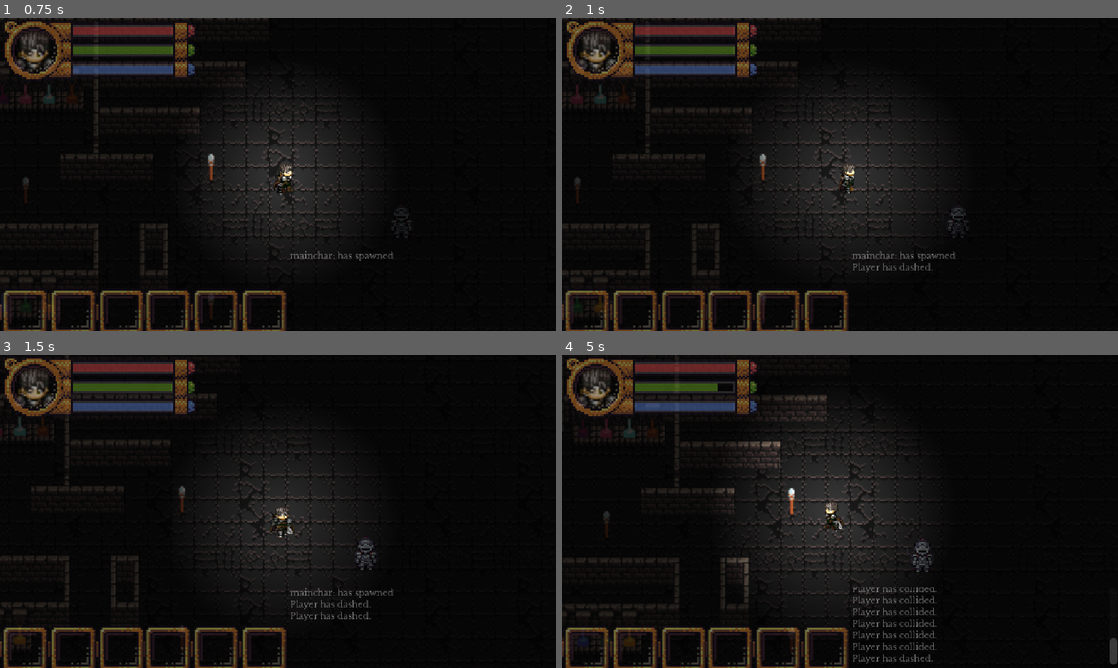
Above: before the commit, frames 1-4 (two rows, left to right).
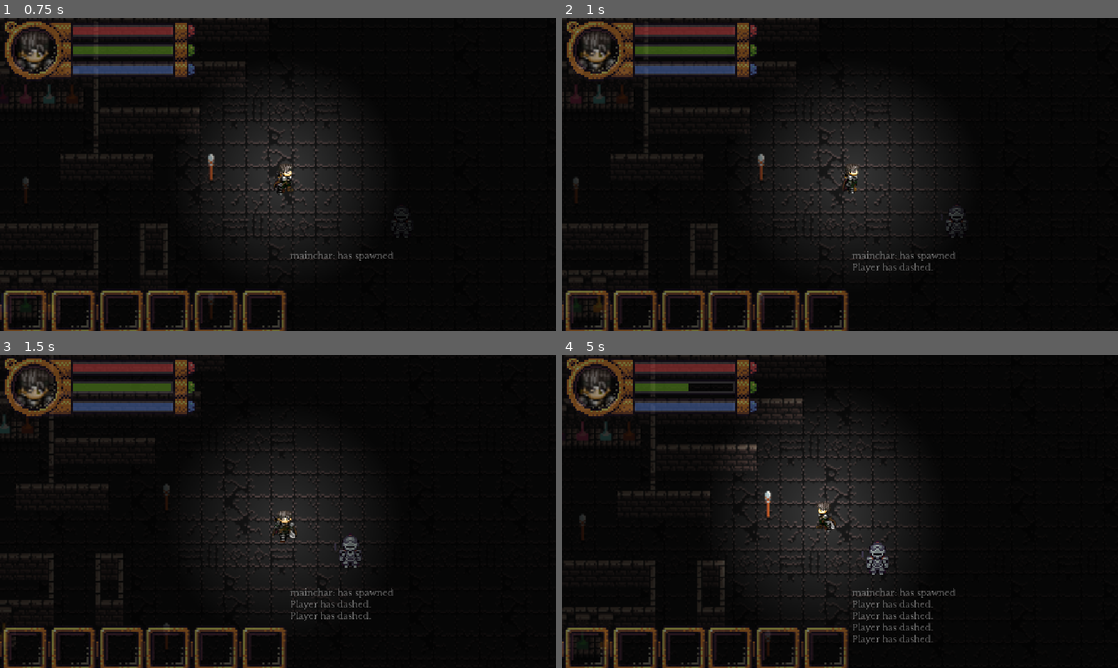
Above: after the commit, the same moments.

Repository: bbm-games/dankcryptic
Game: Godot game, scene res://game.tscn
Same seed, same stepped clock (60 frames per second), same inputs: the game is played once before the commit and once after it. This scene is started directly instead of the project's main scene.
Inputs (mouse positions are in pixels of both pictures, inside the frame that each line leads up to):
- Up to frame 1 (0.75 s): tap Enter (chat) at 0.5 s; move the mouse to (400, 158) at 0.52 s; hold D (walk_right) from 0.53 s (still down); hold Enter (chat) from 0.53 s (still down)
- Up to frame 2 (1 s): keep holding D (walk_right); keep holding Enter (chat); tap Space (dash) at 0.8 s
- Up to frame 3 (1.5 s): move the mouse to (166, 527) at 1.27 s; release D (walk_right) at 1.28 s; release Enter (chat) at 1.28 s; hold S (walk_down) from 1.28 s (still down); tap Space (dash) at 1.35 s
- Up to frame 4 (5 s): tap Enter (chat) at 1.55, 2.85, 4.35 s; move the mouse to (895, 442) at 2.02 s; release S (walk_down) at 2.03 s; hold D (walk_right) 2.03-2.78 s; hold Space (dash) 2.03-2.78 s; click (895, 442) at 2.1 s; move the mouse to (812, 574) at 2.77 s; hold W (walk_up) 2.78-3.53 s; move the mouse to (1006, 558) at 3.52 s; hold Space (dash) 3.53-4.28 s; hold A (walk_left) from 3.53 s (still down); move the mouse to (673, 464) at 4.27 s

Frame 1 is identical in both runs. In frame 2, 1.5% of the frame differs, in the area x 0-73%, y 0-95%; in frame 3, 3.1%; in frame 4, 6.7%, in the area x 0-100%, y 0-99%.

Commit message:
fixed dash glitch

Diff:
--- a/dungeon.tscn
+++ b/dungeon.tscn
@@ -1,9 +1,11 @@
-[gd_scene load_steps=11 format=3 uid="uid://bulhn4rc843jq"]
+[gd_scene load_steps=16 format=3 uid="uid://bulhn4rc843jq"]
 
 [ext_resource type="Texture2D" uid="uid://bt5e0mken3goj" path="res://assets/griffith.png" id="3_jv5tp"]
 [ext_resource type="AudioStream" uid="uid://ck0isojkyewou" path="res://assets/main.mp3" id="3_qhh2k"]
 [ext_resource type="Script" path="res://npc1.gd" id="3_rao3l"]
 [ext_resource type="Texture2D" uid="uid://cpgipefc7y1ek" path="res://assets/chaticon.png" id="5_xhq85"]
+[ext_resource type="AudioStream" uid="uid://bsxdj6do18f4k" path="res://assets/sounds/suprise.wav" id="6_2goit"]
+[ext_resource type="AudioStream" uid="uid://dl3p5p2c3jhh2" path="res://assets/sounds/chat.wav" id="6_q2qxw"]
 [ext_resource type="Texture2D" uid="uid://dtcm1ghr12nia" path="res://assets/DarkDungeon.png" id="DarkDungeon"]
 
 [sub_resource type="PhysicsMaterial" id="PhysicsMaterial_gdev4"]
@@ -349,6 +351,43 @@
 [sub_resource type="CircleShape2D" id="CircleShape2D_gn28i"]
 radius = 26.0
 
+[sub_resource type="Animation" id="Animation_e6twv"]
+length = 0.001
+tracks/0/type = "value"
+tracks/0/imported = false
+tracks/0/enabled = true
+tracks/0/path = NodePath("chatIcon:position")
+tracks/0/interp = 1
+tracks/0/loop_wrap = true
+tracks/0/keys = {
+"times": PackedFloat32Array(0),
+"transitions": PackedFloat32Array(1),
+"update": 0,
+"values": [Vector2(0, -30)]
+}
+
+[sub_resource type="Animation" id="Animation_5djxa"]
+resource_name = "bounce"
+loop_mode = 1
+tracks/0/type = "value"
+tracks/0/imported = false
+tracks/0/enabled = true
+tracks/0/path = NodePath("chatIcon:position")
+tracks/0/interp = 2
+tracks/0/loop_wrap = true
+tracks/0/keys = {
+"times": PackedFloat32Array(0, 0.5, 1),
+"transitions": PackedFloat32Array(1, 1, 1),
+"update": 0,
+"values": [Vector2(0, -27), Vector2(0, -23), Vector2(0, -27)]
+}
+
+[sub_resource type="AnimationLibrary" id="AnimationLibrary_2gvuv"]
+_data = {
+"RESET": SubResource("Animation_e6twv"),
+"bounce": SubResource("Animation_5djxa")
+}
+
 [node name="Node2D" type="Node2D"]
 
 [node name="dungeon" type="TileMap" parent="."]
@@ -392,7 +431,7 @@
 shape = SubResource("RectangleShape2D_bp8pf")
 
 [node name="chatIcon" type="Sprite2D" parent="npc1"]
-position = Vector2(0, -25)
+position = Vector2(0, -30)
 texture = ExtResource("5_xhq85")
 
 [node name="npcBoundary" type="Area2D" parent="npc1"]
@@ -401,5 +440,17 @@
 [node name="CollisionShape2D" type="CollisionShape2D" parent="npc1/npcBoundary"]
 shape = SubResource("CircleShape2D_gn28i")
 
+[node name="chatSound" type="AudioStreamPlayer" parent="npc1"]
+stream = ExtResource("6_q2qxw")
+bus = &"Sounds"
+
+[node name="chatIconAnimationPlayer" type="AnimationPlayer" parent="npc1"]
+libraries = {
+"": SubResource("AnimationLibrary_2gvuv")
+}
+
+[node name="surpriseSound" type="AudioStreamPlayer" parent="npc1"]
+stream = ExtResource("6_2goit")
+
 [connection signal="body_entered" from="npc1/npcBoundary" to="npc1" method="_on_npc_boundary_body_entered"]
 [connection signal="body_shape_exited" from="npc1/npcBoundary" to="npc1" method="_on_npc_boundary_body_shape_exited"]
--- a/game.gd
+++ b/game.gd
@@ -32,7 +32,8 @@
 
 
 var dash = false
-var speed = 3
+var base_speed = 0.75
+var speed = base_speed
 
 # Called when the node enters the scene tree for the first time.
 func _ready():
@@ -67,7 +68,7 @@
 	bar_height = stamina_bar.get_size().y
 
 	player_data = {} # TODO: eventually get this from file
-	player_data['stamina_regen_rate'] = 40
+	player_data['stamina_regen_rate'] = 20
 	player_data['stamina_depl_rate'] = 50
 	player_data['max_stamina'] = 100
 	player_data['current_stamina'] = player_data['max_stamina']
@@ -135,8 +136,12 @@
 	if event.is_action_released("walk_right"):
 		walk_right_held = false
 	if event.is_action_pressed("dash"):
-		chatBox.append_text("\n[i]Player has dashed.[/i]")
-		dash = true
+		# only dash if the player is first walking
+		if walk_down_held or walk_left_held or walk_right_held or walk_up_held:
+			chatBox.append_text("\n[i]Player has dashed.[/i]")
+			dash = true
+		else:
+			dash = false
 	if event.is_action_released("dash"):
 		dash = false
 	if event.is_action_pressed("pause"):
@@ -159,21 +164,25 @@
 
 # Called every frame. 'delta' is the elapsed time since the previous frame.
 func _process(delta):
+	time_passed += delta
 	var collision_data
 
 	# flicker the player's light
 	light.set_scale(Vector2(1,1) + Vector2(rng.randf_range(-.1,.1), rng.randf_range(-.1,.1)))
 	light.energy = 7.05 + rng.randf_range(-1,1)
 
-	time_passed += delta
+	# adjust player's speed based on whether dash status is active
+
 	if dash && player_data['current_stamina'] > 0:
-		speed = 1.5
+		speed = base_speed * 2
 		if player_data['current_stamina'] - player_data['stamina_depl_rate'] * delta >= 0:
 			player_data['current_stamina'] = player_data['current_stamina'] - player_data['stamina_depl_rate']*delta
 		else:
 			player_data['current_stamina'] = 0
+	elif dash:
+		speed = base_speed
+	# only regen stamina if dash isn't held down when the current stamina is fully depleted.
 	else:
-		speed = 0.75
 		# regen stamina
 		if player_data['current_stamina'] + player_data['stamina_regen_rate'] * delta <= player_data['max_stamina']:
 			player_data['current_stamina'] = player_data['current_stamina'] + player_data['stamina_regen_rate']*delta
--- a/game.tscn
+++ b/game.tscn
@@ -264,14 +264,51 @@
 offset_top = 30.0
 offset_right = 550.0
 offset_bottom = 110.0
-
-[node name="Label" type="Label" parent="HUDLayer/chatPopup"]
-layout_mode = 0
-offset_right = 40.0
-offset_bottom = 23.0
+size_flags_vertical = 3
+
+[node name="VBoxContainer" type="VBoxContainer" parent="HUDLayer/chatPopup"]
+layout_mode = 1
+offset_right = 244.0
+offset_bottom = 60.0
+
+[node name="npcName" type="Label" parent="HUDLayer/chatPopup/VBoxContainer"]
+unique_name_in_owner = true
+layout_mode = 2
+theme_override_fonts/font = ExtResource("7_f521b")
+theme_override_font_sizes/font_size = 10
+horizontal_alignment = 1
+
+[node name="HBoxContainer" type="HBoxContainer" parent="HUDLayer/chatPopup/VBoxContainer"]
+layout_mode = 2
+
+[node name="chatPortrait" type="TextureRect" parent="HUDLayer/chatPopup/VBoxContainer/HBoxContainer"]
+unique_name_in_owner = true
+custom_minimum_size = Vector2(60, 60)
+layout_mode = 2
+expand_mode = 2
+
+[node name="prompt" type="RichTextLabel" parent="HUDLayer/chatPopup/VBoxContainer/HBoxContainer"]
+unique_name_in_owner = true
+custom_minimum_size = Vector2(180, 0)
+layout_mode = 2
+theme_override_fonts/normal_font = ExtResource("7_f521b")
+theme_override_fonts/bold_font = ExtResource("7_f521b")
+theme_override_fonts/italics_font = ExtResource("7_f521b")
+theme_override_fonts/bold_italics_font = ExtResource("7_f521b")
+theme_override_fonts/mono_font = ExtResource("7_f521b")
+theme_override_font_sizes/normal_font_size = 8
+theme_override_font_sizes/bold_font_size = 8
+theme_override_font_sizes/italics_font_size = 8
+theme_override_font_sizes/bold_italics_font_size = 8
+theme_override_font_sizes/mono_font_size = 8
+bbcode_enabled = true
+
+[node name="endConvoButton" type="Button" parent="HUDLayer/chatPopup/VBoxContainer"]
+unique_name_in_owner = true
+layout_mode = 2
 theme_override_fonts/font = ExtResource("7_f521b")
 theme_override_font_sizes/font_size = 8
-text = "fuck you"
+text = "End conversation."
 
 [node name="Testbg" type="Sprite2D" parent="."]
 modulate = Color(0.0980392, 0.0980392, 0.0980392, 1)
--- a/npc1.gd
+++ b/npc1.gd
@@ -6,16 +6,53 @@
 var boundary
 var viscinity
 var chatPopup
+var chatSound
+var supriseSound
+var chatPortrait
+var chatIconAnimationPlayer
 
 func _ready():
 	etime = 0
 	chatting = false
 	viscinity = false
+
+	# boundary for detecting player in viscinity
+	boundary = get_node("npcBoundary")
+
+	# grab the chat popup from the main game HUD for manipulation purposes
+	chatPopup = get_tree().get_root().get_node("Node2D/HUDLayer/chatPopup")
+	chatPopup.hide()
+
+	# get the sounds
+	supriseSound = get_node("surpriseSound")
+	chatSound = get_node("chatSound")
+
+	# set the chat icon animation above npc's head
 	chatIcon = get_node('chatIcon')
 	chatIcon.hide()
-	boundary = get_node("npcBoundary")
-	chatPopup = get_tree().get_root().get_node("Node2D/HUDLayer/chatPopup")
-	chatPopup.hide()
+	chatIconAnimationPlayer = get_node("chatIconAnimationPlayer")
+	chatIconAnimationPlayer.play("bounce")
+
+	# set the npc portrait for chatting
+	var chatPortraitTexture = preload("res://assets/griffith.png")
+	chatPortrait = chatPopup.get_node("%chatPortrait")
+	chatPortrait.set_texture(chatPortraitTexture)
+
+	# set the npc name for chatting
+	chatPopup.get_node("%npcName").set_text("Big Scary Knight")
+
+	# TODO: make the prompting smarter
+	#chatPopup.get_node("%prompt").set_text("Fuck you. Get out of my sight.\nLorem ipsum dolor sit amet, consectetur adipiscing elit. Integer sodales hendrerit diam, nec aliquam lorem rutrum ac. Suspendisse potenti. Mauris lacus sem, tincidunt et mattis consectetur, maximus at mauris. Duis metus lorem, vehicula sit amet tristique sit amet, facilisis et sapien. Nam tempus bibendum auctor. Pellentesque maximus nulla a tellus ultrices placerat. Curabitur varius dui vulputate tincidunt pellentesque. Aenean tellus nisl, bibendum nec lacus eu, mollis molestie erat.")
+	chatPopup.get_node("%prompt").set_text("Fuck you. Get out of my sight.")
+
+	# TODO: make custom response options
+
+	# program the end convo button
+	chatPopup.get_node("%endConvoButton").connect("pressed", onEndConvoButtonPressed)
+
+func onEndConvoButtonPressed():
+	print("exiting chat")
+	chatting = false
 
 func _process(delta):
 	pass
@@ -36,19 +73,23 @@
 		if chatting:
 			chatIcon.hide()
 			chatPopup.show()
+			chatPopup.get_node("%endConvoButton").grab_focus()
 		else:
 			chatIcon.show()
 			chatPopup.hide()
 
 func _input(event):
 	#print(event.as_text())
-	if event.is_action_pressed("chat"):
+	if event.is_action_pressed("chat") and viscinity:
 		chatting = true
+		chatSound.play()
 
 # functions to show chat icon when player is in viscinity
 func _on_npc_boundary_body_entered(body):
 	chatIcon.show()
 	viscinity = true
+	# play suprise audio
+	supriseSound.play()
 
 func _on_npc_boundary_body_shape_exited(body_rid, body, body_shape_index, local_shape_index):
 	chatIcon.hide()
Not shown, added: assets/sounds/chat.wav.import
Not shown, added: assets/sounds/suprise.wav.import
Not shown, added: assets/sounds/chat.wav
Not shown, added: assets/sounds/suprise.wav
